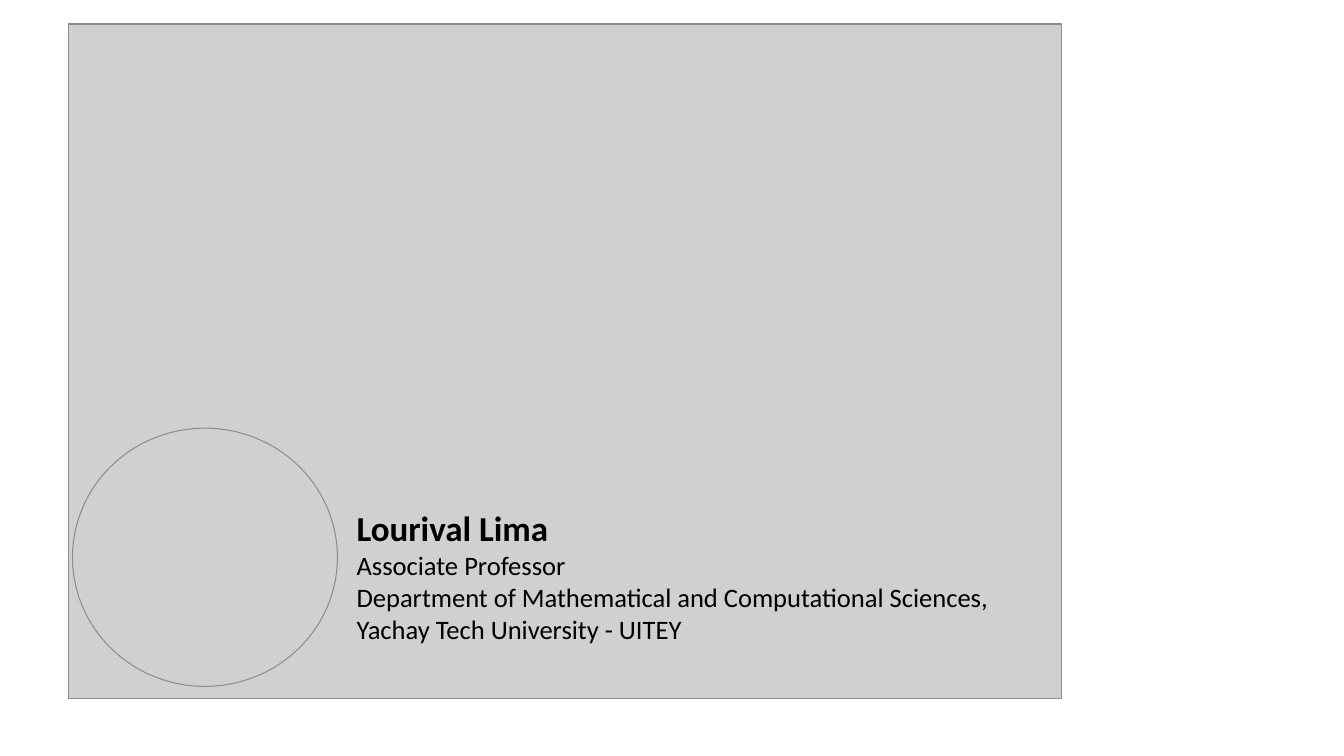
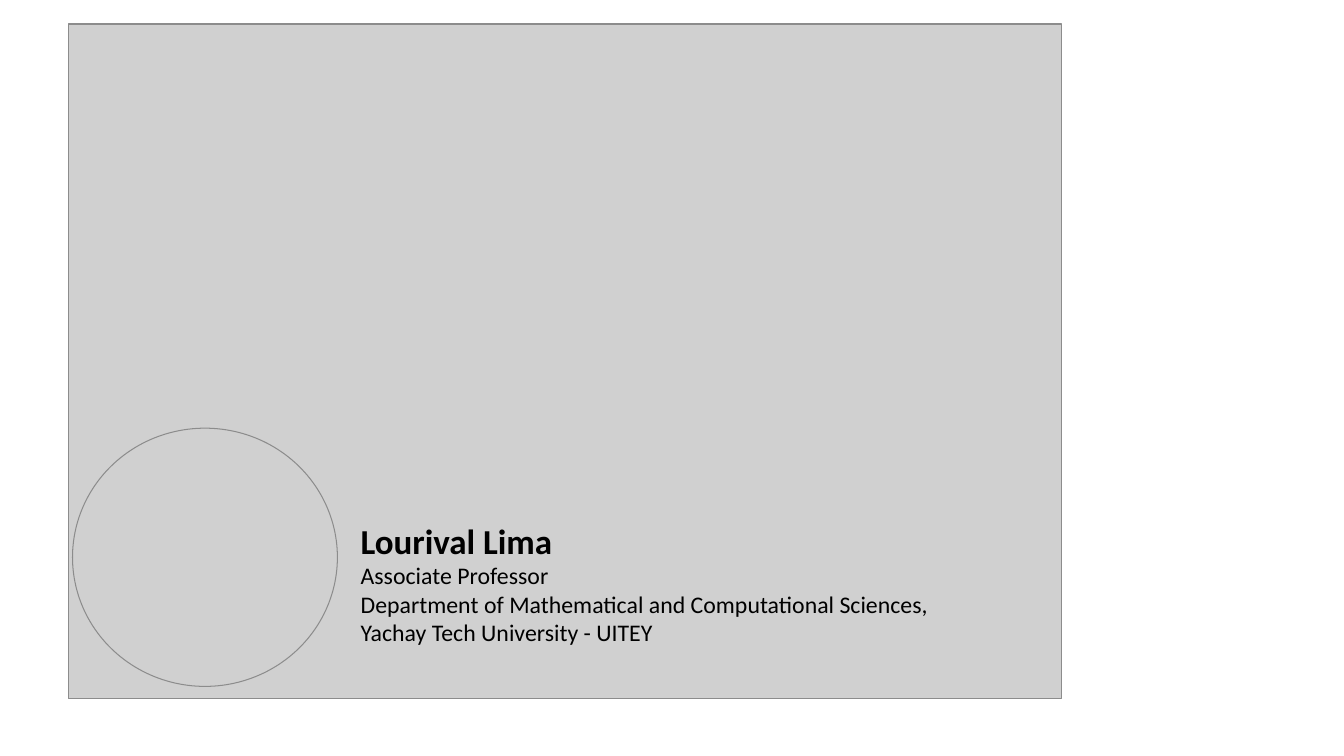
Before and after one commit to lourivalrodrigues/lourivalrodrigues.github.io, a slide deck: slide 1 of Picture/portada.pptx. Drawn at 1344x756 pixels with LibreOffice and Linux fonts; fonts in the diff are those of the drawing; grey boxes stand for pictures. Boxes give left, top, right and bottom in pixels: in the first picture for what was removed or moved away, otherwise in the second. Text is boxed around its words. In the diff, an @@ line names an element or a change of style, - is before the commit and + after.

```diff
--- a/Picture/portada.pptx
+++ b/Picture/portada.pptx
@@ text "Lourival Lima": place and size @@
-text "Lourival Lima" at <box>357,516,988,644</box>
+text "Lourival Lima" at <box>361,529,928,645</box>
@@ text at <box>361,567,928,645</box>: size 19 to 17 pt in "Associate Professor", "Department of Mathematical and Computational Sciences,", "Yachay Tech University - UITEY" @@
```
Also in this commit, not shown: 19 other files.
